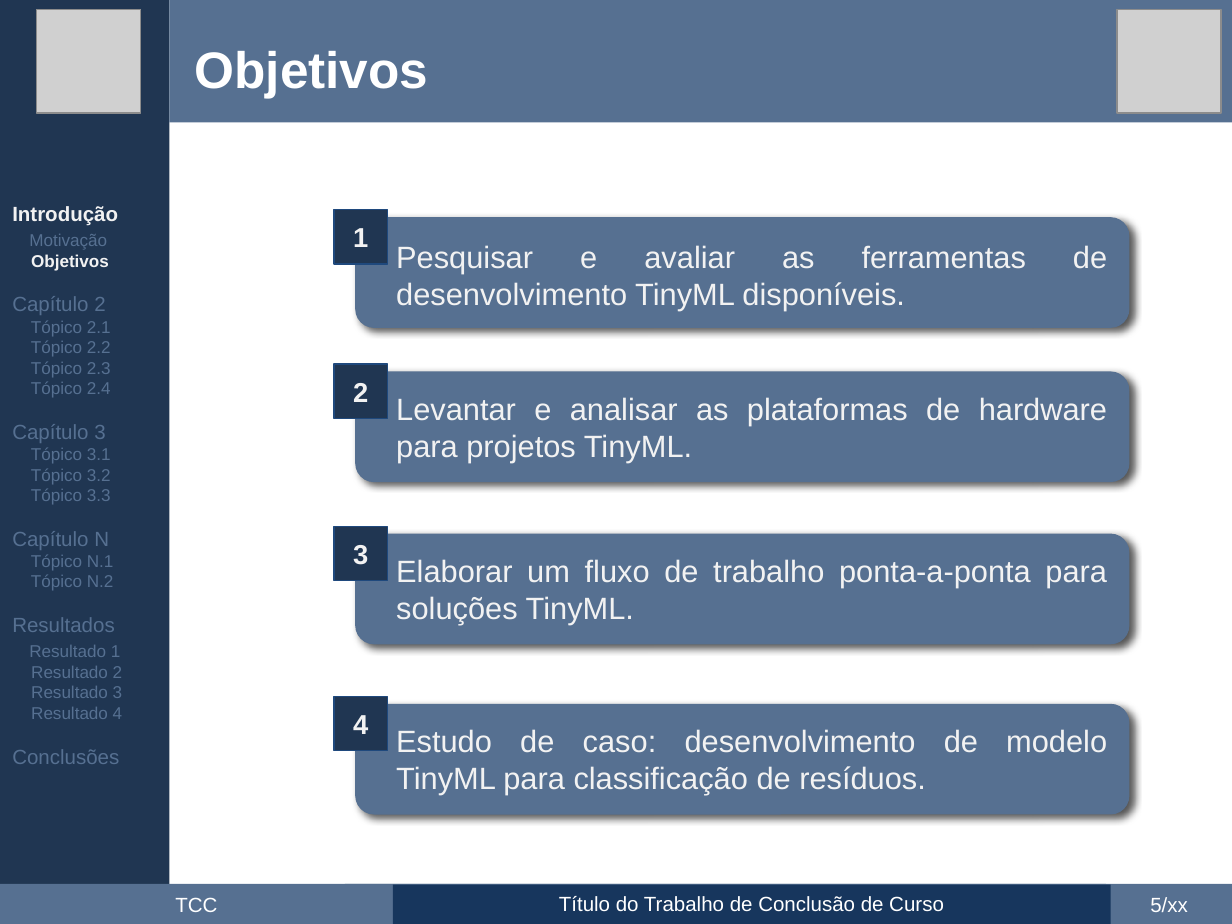
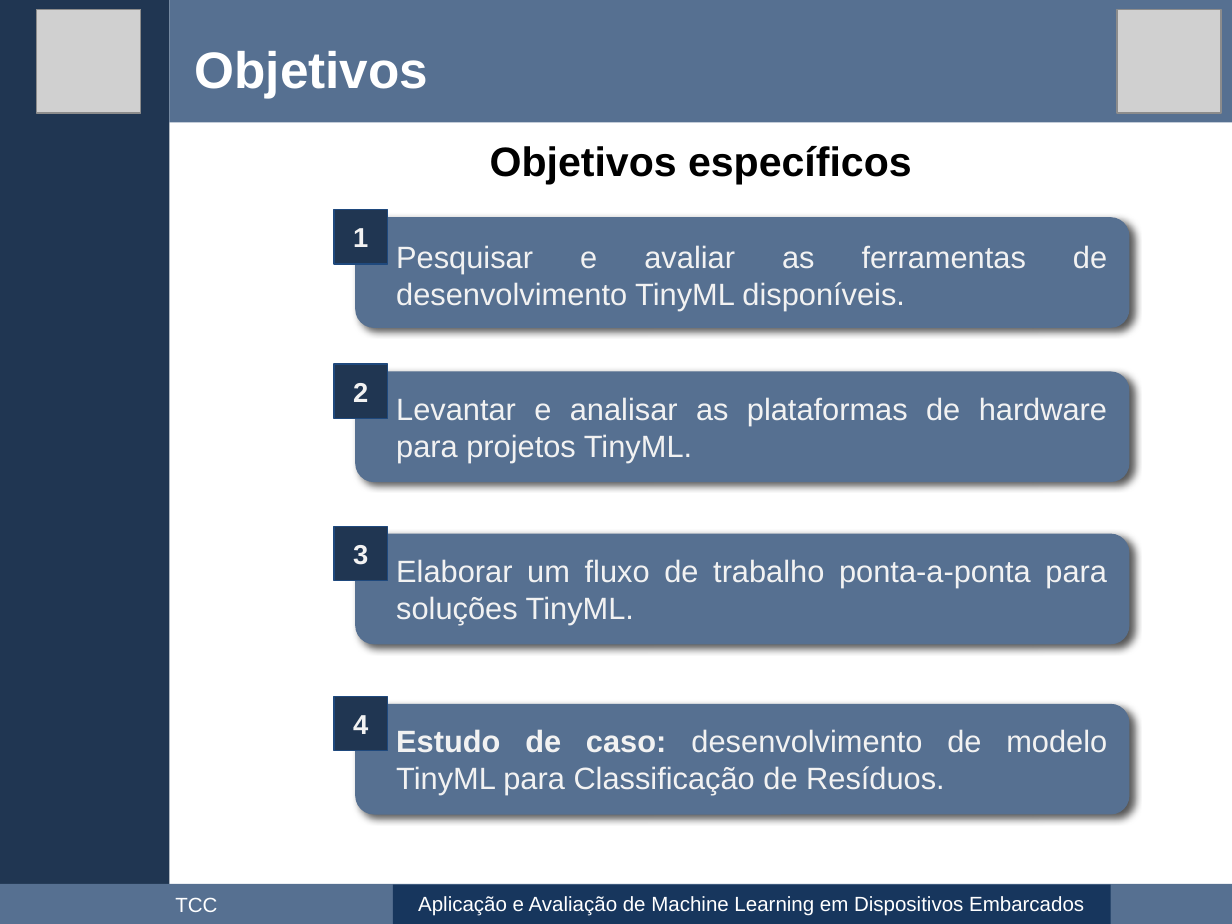
Before and after one commit to maxwellrs-dev/ai4rpi, a slide deck: slide 6 of apresentacao/apresentacao.pptx (slide 5 before the commit). Drawn at 1232x924 pixels with LibreOffice and Linux fonts; fonts in the diff are those of the drawing; grey boxes stand for pictures. Boxes give left, top, right and bottom in pixels: in the first picture for what was removed or moved away, otherwise in the second. Text is boxed around its words. In the diff, an @@ line names an element or a change of style, - is before the commit and + after.

```diff
--- a/apresentacao/apresentacao.pptx
+++ b/apresentacao/apresentacao.pptx
@@ text added at (490,146,912,184), 24 pt, text #000000, bold @@
+Objetivos específicos
@@ text removed at (12,206,123,764) @@
-Introdução
-Motivação
-Objetivos
-Capítulo 2
-Tópico 2.1
-Tópico 2.2
-Tópico 2.3
-Tópico 2.4
-Capítulo 3
-Tópico 3.1
-Tópico 3.2
-Tópico 3.3
-Capítulo N
-Tópico N.1
-Tópico N.2
-Resultados
-Resultado 1
-Resultado 2
-Resultado 3
-Resultado 4
-Conclusões
@@ text at (396,729,1107,795): text changed @@
-Estudo de caso: desenvolvimento de modelo TinyML para classificação de resíduos.
+Estudo de caso: desenvolvimento de modelo TinyML para Classificação de Resíduos.
@@ rectangle removed at (345,885,1106,924) @@
@@ text in rectangle at (418,896,1084,916): text changed @@
-Título do Trabalho de Conclusão de Curso
+Aplicação e Avaliação de Machine Learning em Dispositivos Embarcados
@@ text removed at (1150,897,1188,912) @@
-5/xx
```
Also in this commit, not shown: 32 other slides changed, 6 slides added, 14 slides removed.
